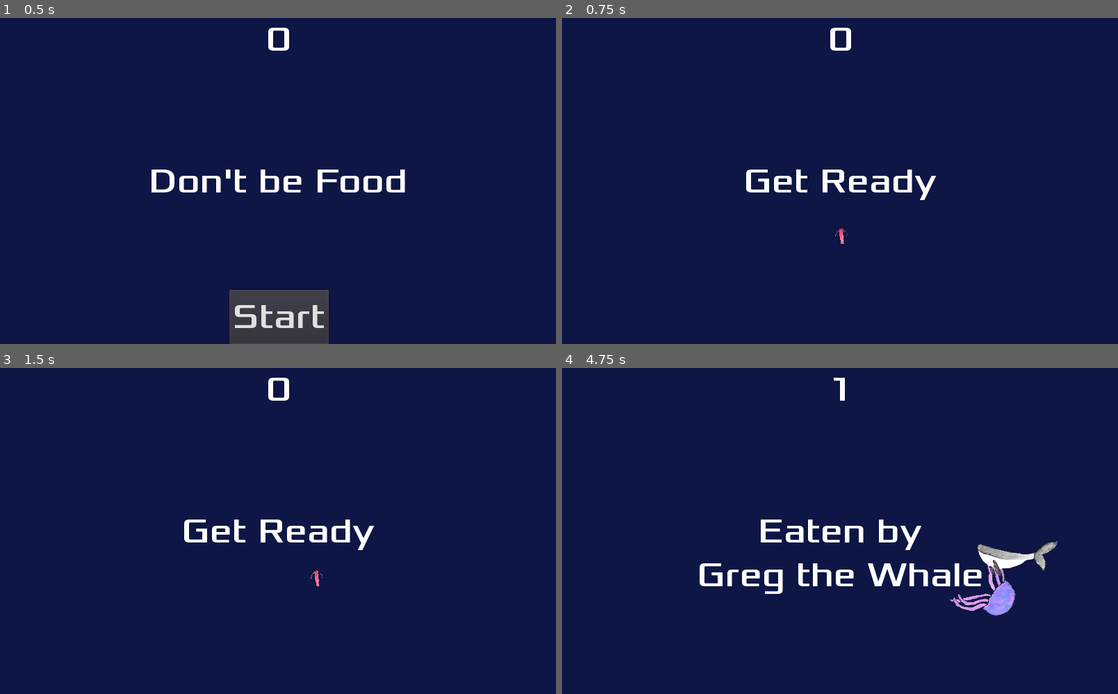
Above: before the commit, frames 1-4 (two rows, left to right).
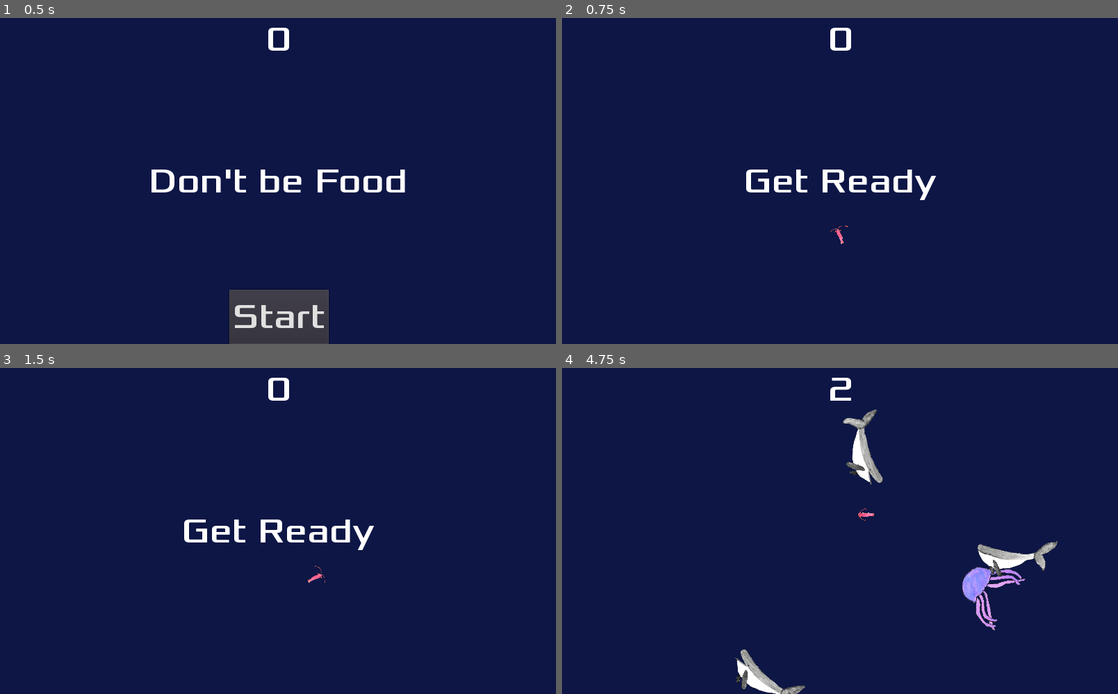
Above: after the commit, the same moments.

Repository: beeryt/Dont-Be-Food
Game: Godot game, scene res://Main.tscn
Same seed, same stepped clock (60 frames per second), same inputs: the game is played once before the commit and once after it.
Inputs (mouse positions are in pixels of both pictures, inside the frame that each line leads up to):
- Up to frame 1 (0.5 s): no input
- Up to frame 2 (0.75 s): click "Start" at 0.5 s
- Up to frame 3 (1.5 s): tap Enter at 1.25 s; move the mouse to (400, 514) at 1.27 s; hold Right (ui_right) from 1.28 s (still down); click (400, 514) at 1.42 s
- Up to frame 4 (4.75 s): release Right (ui_right) at 2 s; drag from (728, 547) to (979, 540) at 2.02 s; move the mouse to (895, 459) at 2.77 s; hold Right (ui_right) 2.78-3.5 s; drag from (812, 596) to (673, 482) at 3.52 s; move the mouse to (1006, 579) at 4.27 s; hold Left (ui_left) from 4.28 s (still down)

Frame 1 is identical in both runs. In frame 2, less than 0.1% of the frame differs, in the area x 48-52%, y 63-70%; in frame 3, less than 0.1%; in frame 4, 4.9%, in the area x 24-84%, y 2-100%.

Commit message:
better player control

Diff:
--- a/Main.gd
+++ b/Main.gd
@@ -55,9 +55,12 @@
 	mob.position = $MobPath/MobSpawnLocation.position
 	# add some randomness to the direction
 	direction += rand_range(-PI / 4, PI / 4)
+	while (direction < 0): direction += 2 * PI
 	mob.rotation = direction
 	if (mob.rotation > PI/2):
 		mob.sprite.flip_v = true
+	if (mob.rotation > PI * 3 / float(2)):
+		mob.sprite.flip_v = false
 	# set the velocity
 	mob.linear_velocity = Vector2(rand_range(mob.min_speed, mob.max_speed), 0)
 	mob.linear_velocity = mob.linear_velocity.rotated(direction)
--- a/Mob.tscn
+++ b/Mob.tscn
@@ -15,35 +15,38 @@
 "name": "Jocelyn the Jellyfish",
 "speed": 2.0
 }, {
+"frames": [ ExtResource( 3 ), ExtResource( 2 ) ],
+"loop": true,
+"name": "Brian the Fish",
+"speed": 4.0
+}, {
 "frames": [ ExtResource( 7 ), ExtResource( 6 ) ],
 "loop": true,
 "name": "Greg the Whale",
 "speed": 3.0
-}, {
-"frames": [ ExtResource( 3 ), ExtResource( 2 ) ],
-"loop": true,
-"name": "Brian the Fish",
-"speed": 4.0
 } ]
 
 [sub_resource type="CapsuleShape2D" id=2]
-radius = 13.7946
-height = 91.3953
+radius = 17.8822
+height = 107.747
 
 [node name="Mob" type="RigidBody2D"]
 collision_mask = 0
 gravity_scale = 0.0
 script = ExtResource( 1 )
+__meta__ = {
+"_edit_group_": true
+}
 
 [node name="AnimatedSprite" type="AnimatedSprite" parent="."]
 scale = Vector2( 0.3, 0.3 )
 frames = SubResource( 1 )
 animation = "Brian the Fish"
+frame = 1
 playing = true
 
 [node name="CollisionShape2D" type="CollisionShape2D" parent="."]
-position = Vector2( 10.8072, 6.25679 )
-rotation = 1.70519
+rotation = 1.5708
 shape = SubResource( 2 )
 
 [node name="Visibility" type="VisibilityNotifier2D" parent="."]
--- a/Player.gd
+++ b/Player.gd
@@ -58,12 +58,8 @@
 	position.x = clamp(position.x, 0, screen_size.x)
 	position.y = clamp(position.y, 0, screen_size.y)
 
-	if velocity.x != 0:
-		$AnimatedSprite.animation = "right"
-		$AnimatedSprite.flip_v = false
-		$AnimatedSprite.flip_h = velocity.x < 0
-	elif velocity.y != 0:
-		$AnimatedSprite.animation = "up"
+	if velocity.length() > 0:
+		rotation = velocity.angle() + PI / 2
 		$AnimatedSprite.flip_v = velocity.y > 0
 
 
